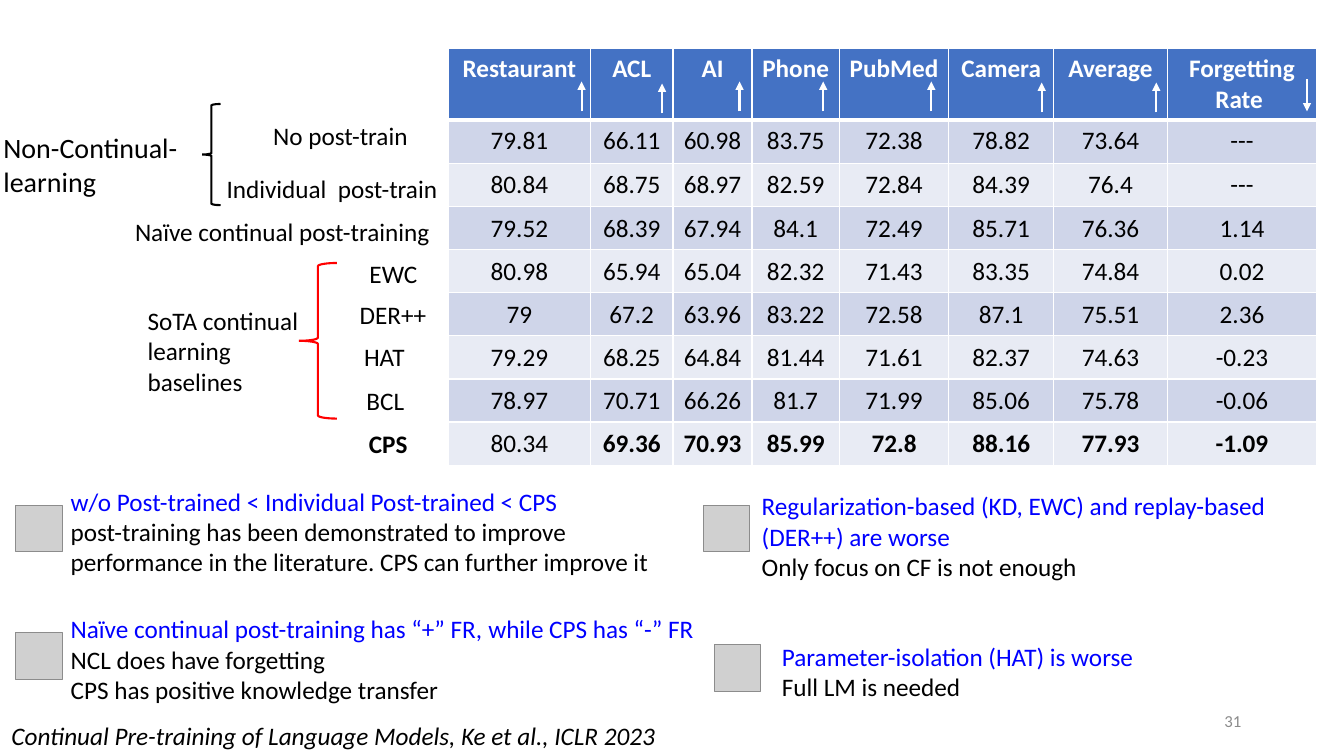
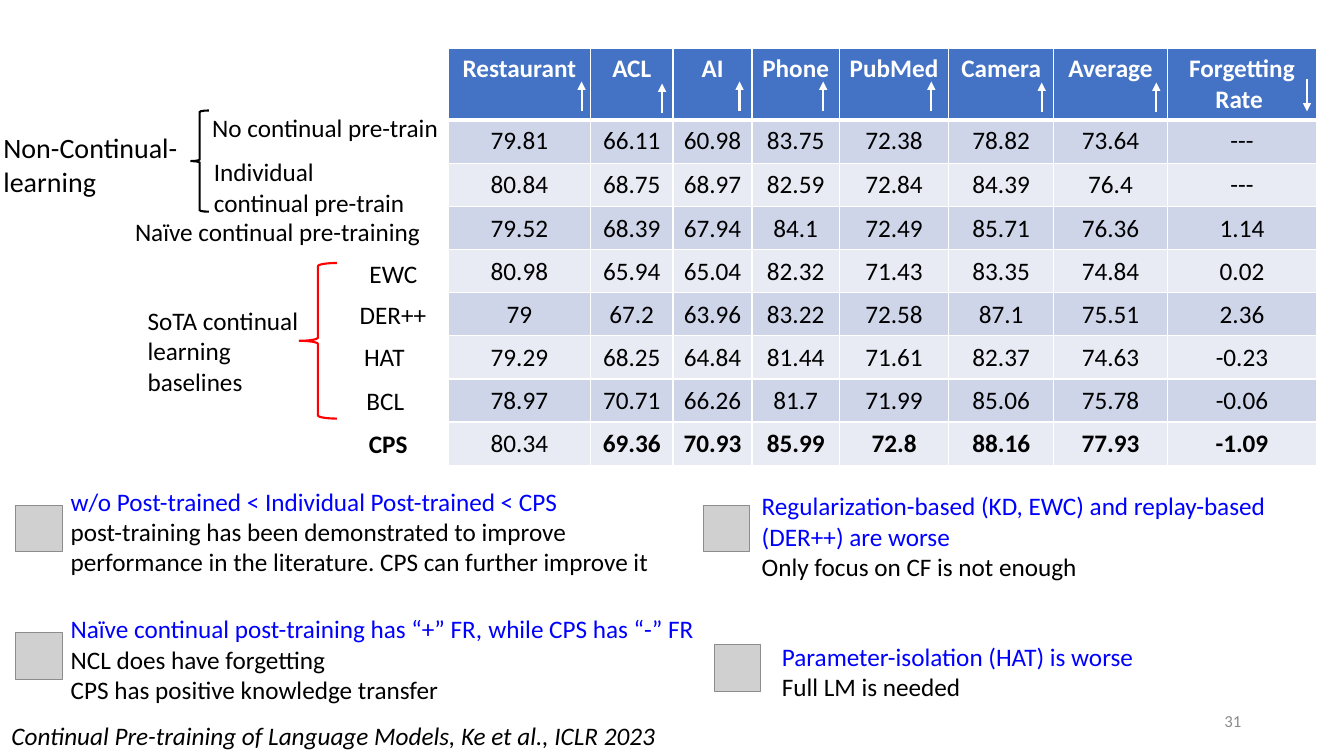
Before and after one commit to Vincent950129/Vincent950129.github.io, a slide deck: slide 31 of pdf/zixuan_defense.pptx. Drawn at 1344x756 pixels with LibreOffice and Linux fonts; fonts in the diff are those of the drawing; grey boxes stand for pictures. Boxes give left, top, right and bottom in pixels: in the first picture for what was removed or moved away, otherwise in the second. Text is boxed around its words. In the diff, an @@ line names an element or a change of style, - is before the commit and + after.

```diff
--- a/pdf/zixuan_defense.pptx
+++ b/pdf/zixuan_defense.pptx
@@ left brace: place and size @@
-left brace at [203,104,221,205]
+left brace at [191,111,209,212]
@@ text at [212,119,438,141]: text changed @@
-No post-train
+No continual pre-train
@@ text at [214,163,404,216]: text changed @@
-Individual post-train
+Individual continual pre-train
@@ text at [135,223,419,246]: text changed @@
-Naïve continual post-training
+Naïve continual pre-training
```
Also in this commit, not shown: 12 other slides changed.
